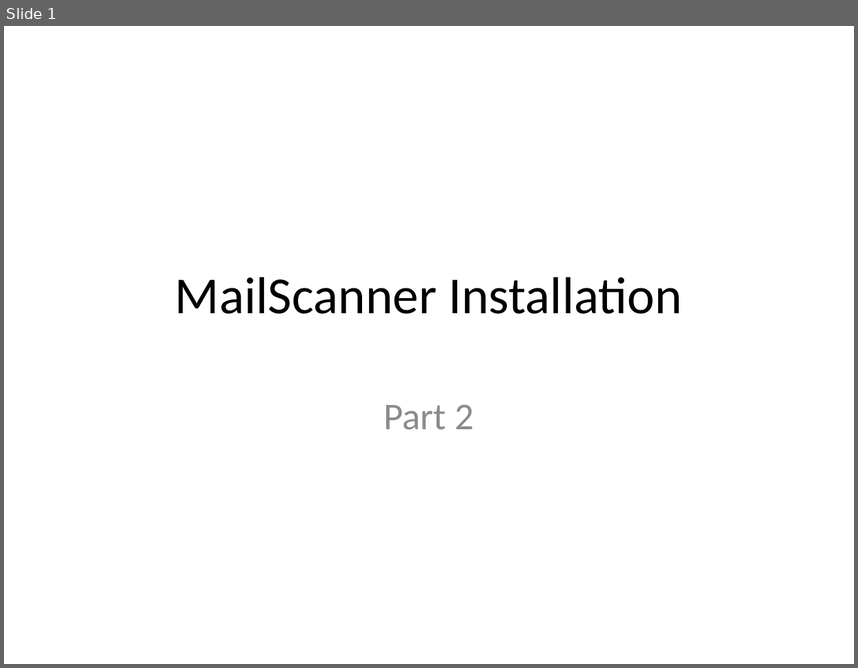
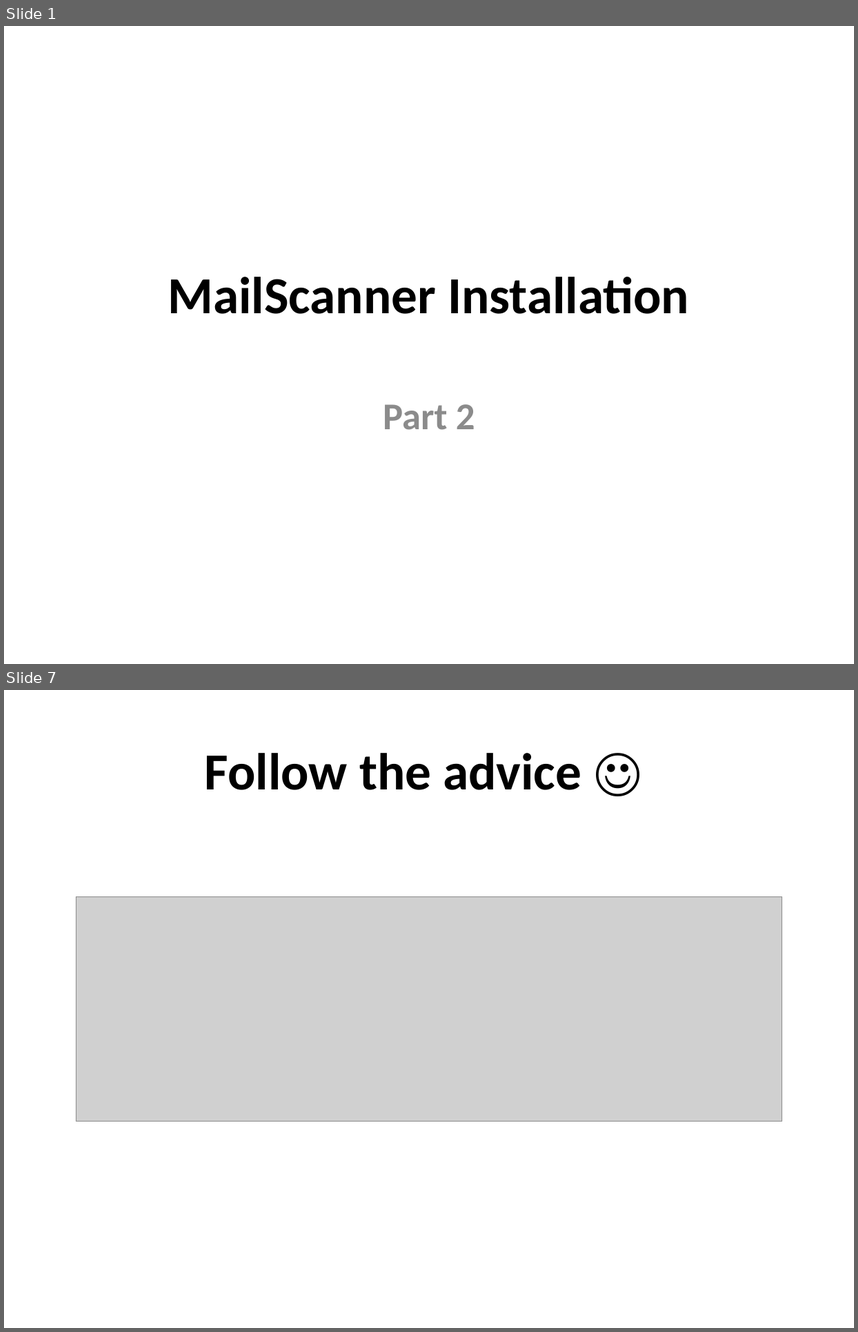
Before and after one commit to afnog/afnog.github.io, a slide deck: sse/postfix/mailfilter-pt2.pptx. Shown one above the other, each under a label of ours: slide 1 before the commit, slides 1 and 7 after it; the slides between them are not shown. The pictures are 858x668 and 858x1332 pixels, drawn with LibreOffice and Linux fonts; fonts in the diff are those of the drawing; grey boxes stand for pictures. Boxes give left, top, right and bottom in pixels: in the first picture for what was removed or moved away, otherwise in the second. Text is boxed around its words. In the diff, an @@ line names an element or a change of style, - is before the commit and + after.

```diff
--- a/sse/postfix/mailfilter-pt2.pptx
+++ b/sse/postfix/mailfilter-pt2.pptx
@@ slide 7 added at (4, 690, 854, 1328), background #FFFFFF @@
@@ title added at (205, 753, 582, 790), 44 pt, text #000000, bold @@
+Follow the advice ☺
@@ picture added at (76, 896, 783, 1121) @@
@@ slide 1 changed as well @@
@@ title "MailScanner Installation" at (168, 276, 689, 314): bold on @@
@@ subtitle "Part 2" at (383, 404, 475, 430): bold on @@
```
Also in this commit, not shown: 2 other slides changed, 8 other slides added, 12 slides removed.
